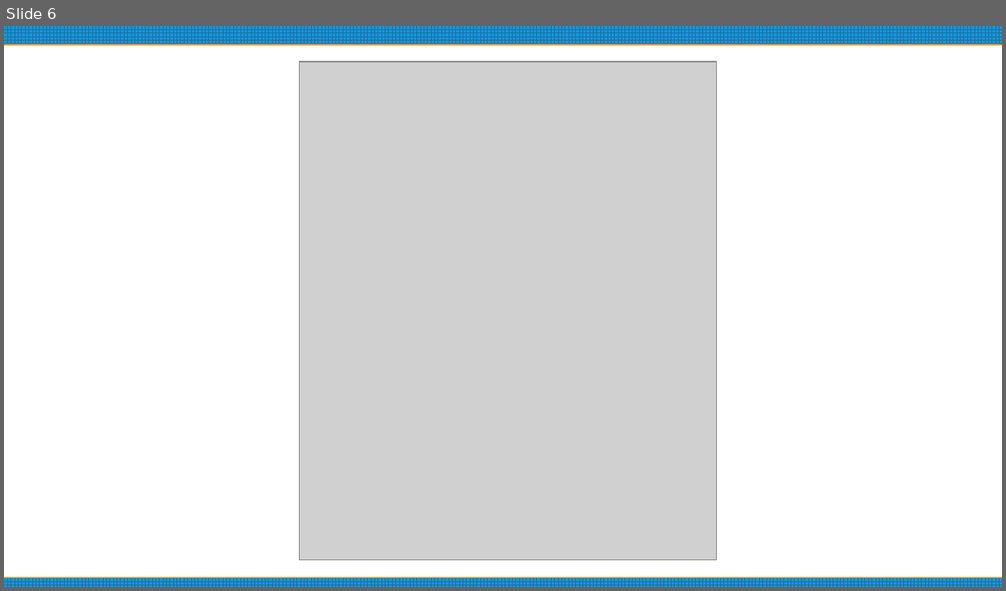
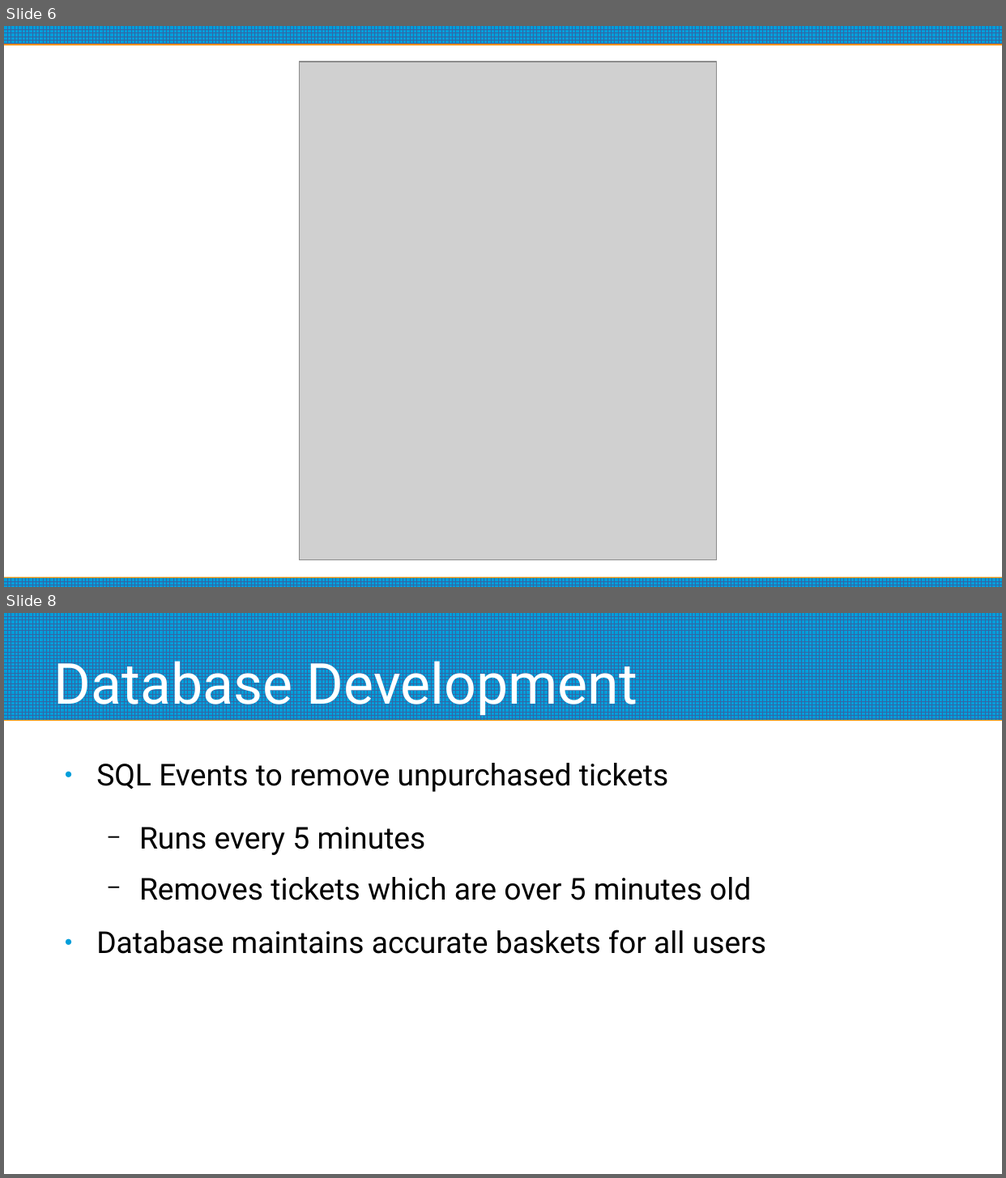
Before and after one commit to Lihp8270/CodingBootcampProject, a slide deck: Report and Presentations/Technical Presentation.pptx. Shown one above the other, each under a label of ours: slide 6 before the commit, slides 6 and 8 after it; the slides between them are not shown. The pictures are 1006x591 and 1006x1178 pixels, drawn with LibreOffice and Linux fonts; fonts in the diff are those of the drawing; grey boxes stand for pictures; background and template pictures are left out. Boxes give left, top, right and bottom in pixels: in the first picture for what was removed or moved away, otherwise in the second. Text is boxed around its words. In the diff, an @@ line names an element or a change of style, - is before the commit and + after.

```diff
--- a/Report and Presentations/Technical Presentation.pptx
+++ b/Report and Presentations/Technical Presentation.pptx
@@ slide 8 added at (x1=4, y1=613, x2=1002, y2=1174), background picture (left out) @@
@@ rectangle added at (x1=4, y1=613, x2=1002, y2=720), fill pattern #3465A4 on #009EDA @@
@@ title added at (x1=53, y1=653, x2=638, y2=717), 45 pt, text #FFFFFF @@
+Database Development
@@ text added at (x1=96, y1=763, x2=766, y2=954), 24 pt, text #000000 @@
+● SQL Events to remove unpurchased tickets
+  − Runs every 5 minutes
+  − Removes tickets which are over 5 minutes old
+● Database maintains accurate baskets for all users
```
Also in this commit, not shown: 4 slides changed, 1 other slide added, 1 other file.
